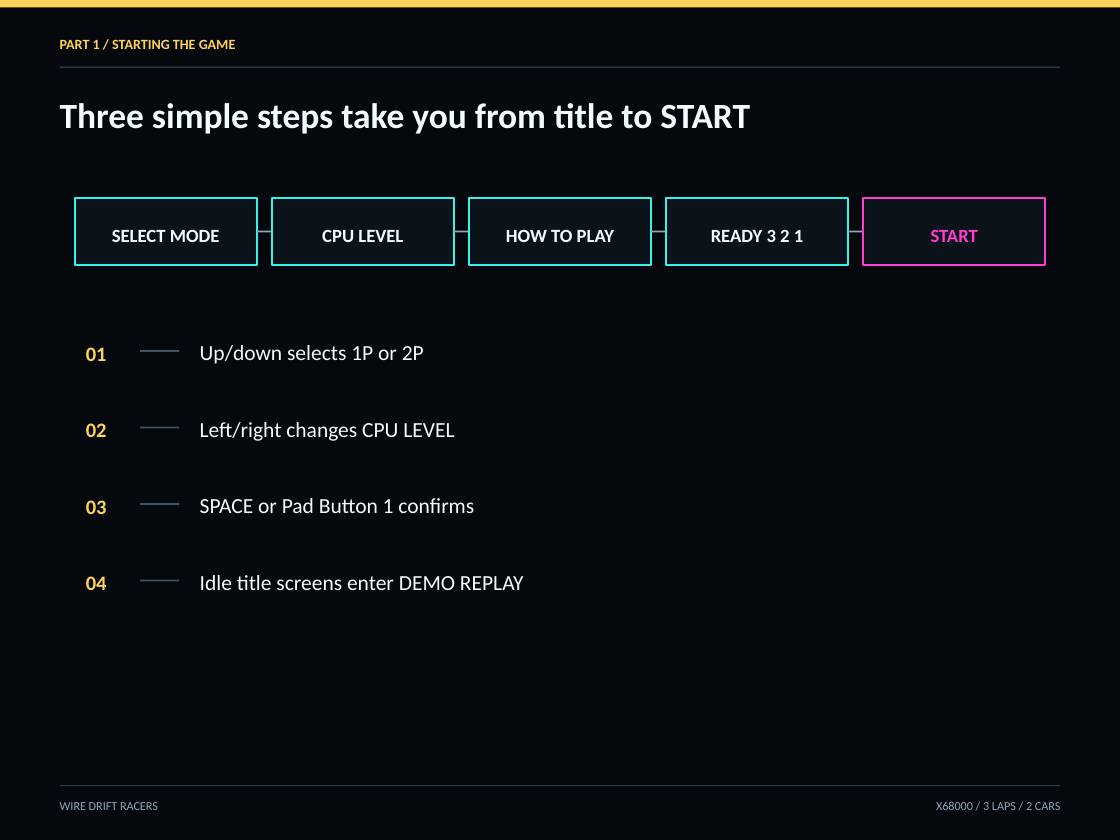
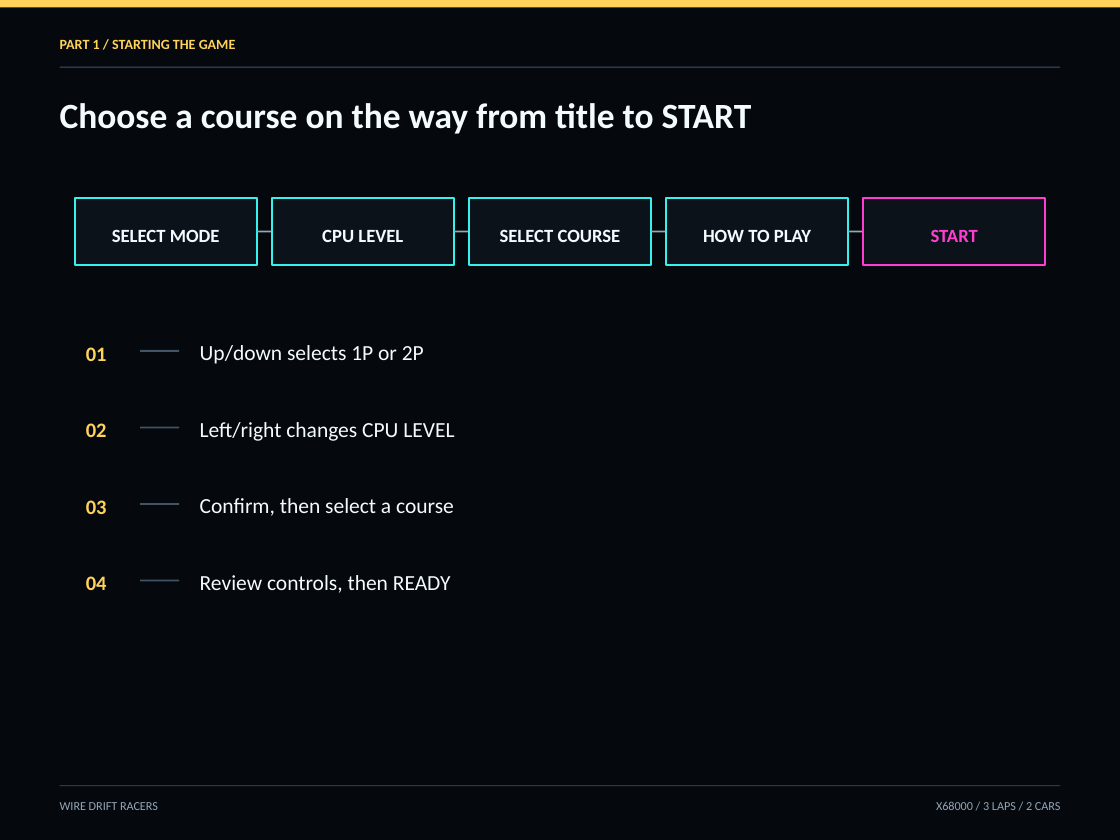
Before and after one commit to renatus-novus-x/wdrfrace, a slide deck: slide 4 of doc/manual-en.pptx. Drawn at 1120x840 pixels with LibreOffice and Linux fonts; fonts in the diff are those of the drawing. Boxes give left, top, right and bottom in pixels: in the first picture for what was removed or moved away, otherwise in the second. Text is boxed around its words. In the diff, an @@ line names an element or a change of style, - is before the commit and + after.

Commit message:
Add selectable course variants and intro flow
This adds a course-select mode between the title and how-to-play screens, with keyboard and gamepad navigation plus confirm/return handling. The race now supports three selectable track variants—RING, OVAL, and PULSE—with course-aware intro previews, HUD labels, car placement, and track geometry. It also updates both English and Japanese manuals and expands the vector font to cover the new course names and numeric labels.

```diff
--- a/doc/manual-en.pptx
+++ b/doc/manual-en.pptx
@@ text at (x1=60, y1=103, x2=752, y2=134): text changed @@
-Three simple steps take you from title to START
+Choose a course on the way from title to START
@@ text at (x1=500, y1=229, x2=621, y2=242): text changed @@
-HOW TO PLAY
+SELECT COURSE
@@ text at (x1=703, y1=229, x2=811, y2=242): text changed @@
-READY 3 2 1
+HOW TO PLAY
@@ text at (x1=200, y1=498, x2=454, y2=516): text changed @@
-SPACE or Pad Button 1 confirms
+Confirm, then select a course
@@ text at (x1=200, y1=575, x2=451, y2=593): text changed @@
-Idle title screens enter DEMO REPLAY
+Review controls, then READY
```
Also in this commit, not shown: 1 slide added, 23 other files.
